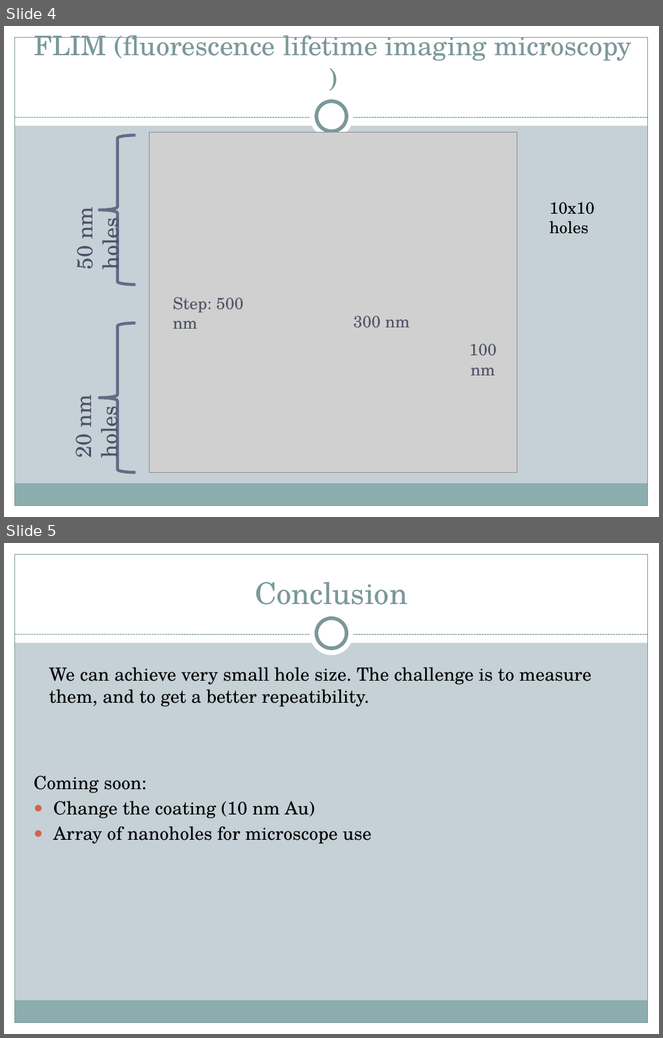
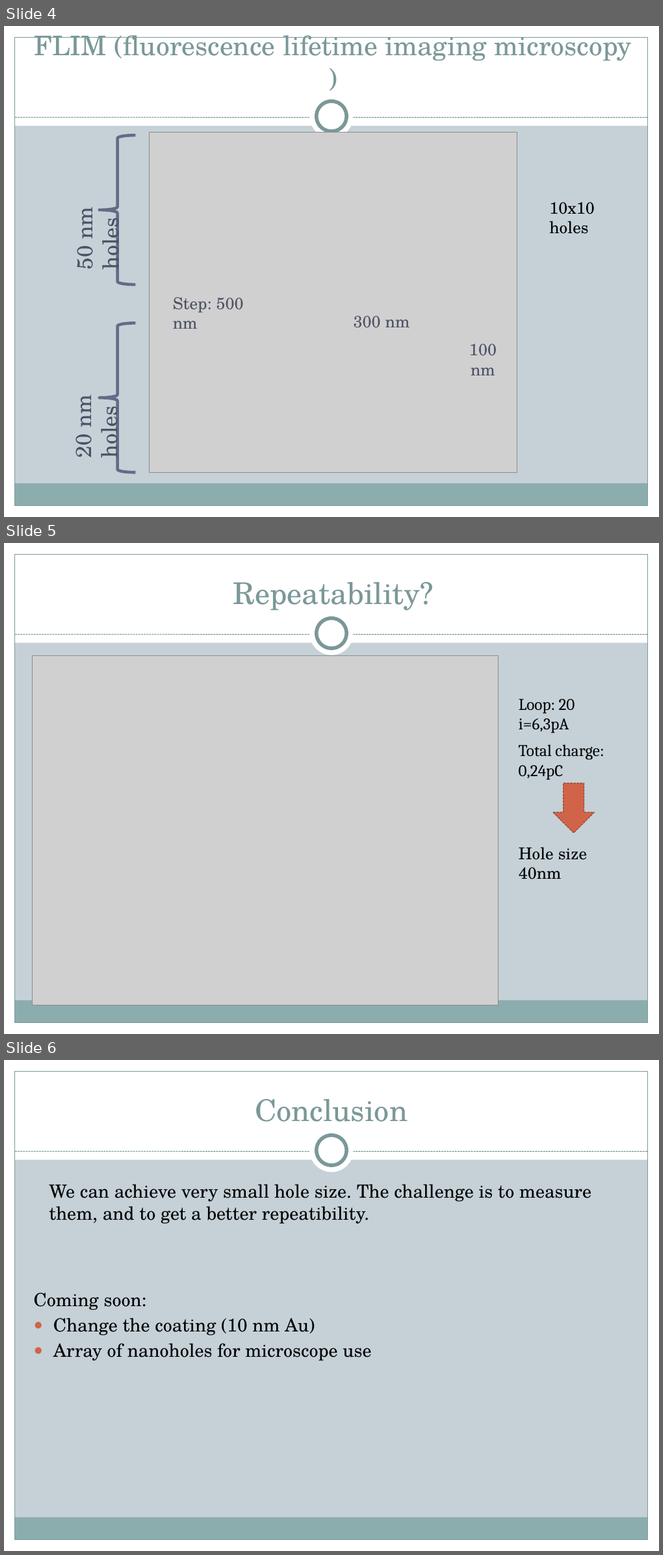
Before and after one commit to AdrienMau/Australie, a slide deck: Presentation/19juillet/Presentation-StageSwinburne-19Juillet.pptx. Shown one above the other, each under a label of ours: slides 4 and 5 before the commit, slides 4, 5 and 6 after it. The pictures are 663x1038 and 663x1555 pixels, drawn with LibreOffice and Linux fonts; fonts in the diff are those of the drawing; grey boxes stand for pictures. Boxes give left, top, right and bottom in pixels: in the first picture for what was removed or moved away, otherwise in the second. Text is boxed around its words. In the diff, an @@ line names an element or a change of style, - is before the commit and + after.

```diff
--- a/Presentation/19juillet/Presentation-StageSwinburne-19Juillet.pptx
+++ b/Presentation/19juillet/Presentation-StageSwinburne-19Juillet.pptx
@@ slide 5 added at (4, 543, 659, 1034), background #C5D1D7; not listed: 9 template elements that a slide beside it also shows @@
@@ title added at (233, 582, 434, 611), 33 pt, text #7C999A @@
+Repeatability?
@@ picture added at (32, 655, 498, 1005) @@
@@ text added at (519, 699, 575, 733), 18 pt, text #000000 @@
+Loop: 20
+i=6,3pA
@@ text added at (519, 745, 604, 780), 18 pt, text #000000 @@
+Total charge:
+0,24pC
@@ down arrow added at (553, 783, 594, 834), fill #D16349, outline #9B4936 0.9 pt dashed @@
@@ text added at (519, 847, 587, 880), 18 pt, text #000000 @@
+Hole size 40nm
@@ what was slide 5 is now slide 6 @@
```
Also in this commit, not shown: 4 other files.
